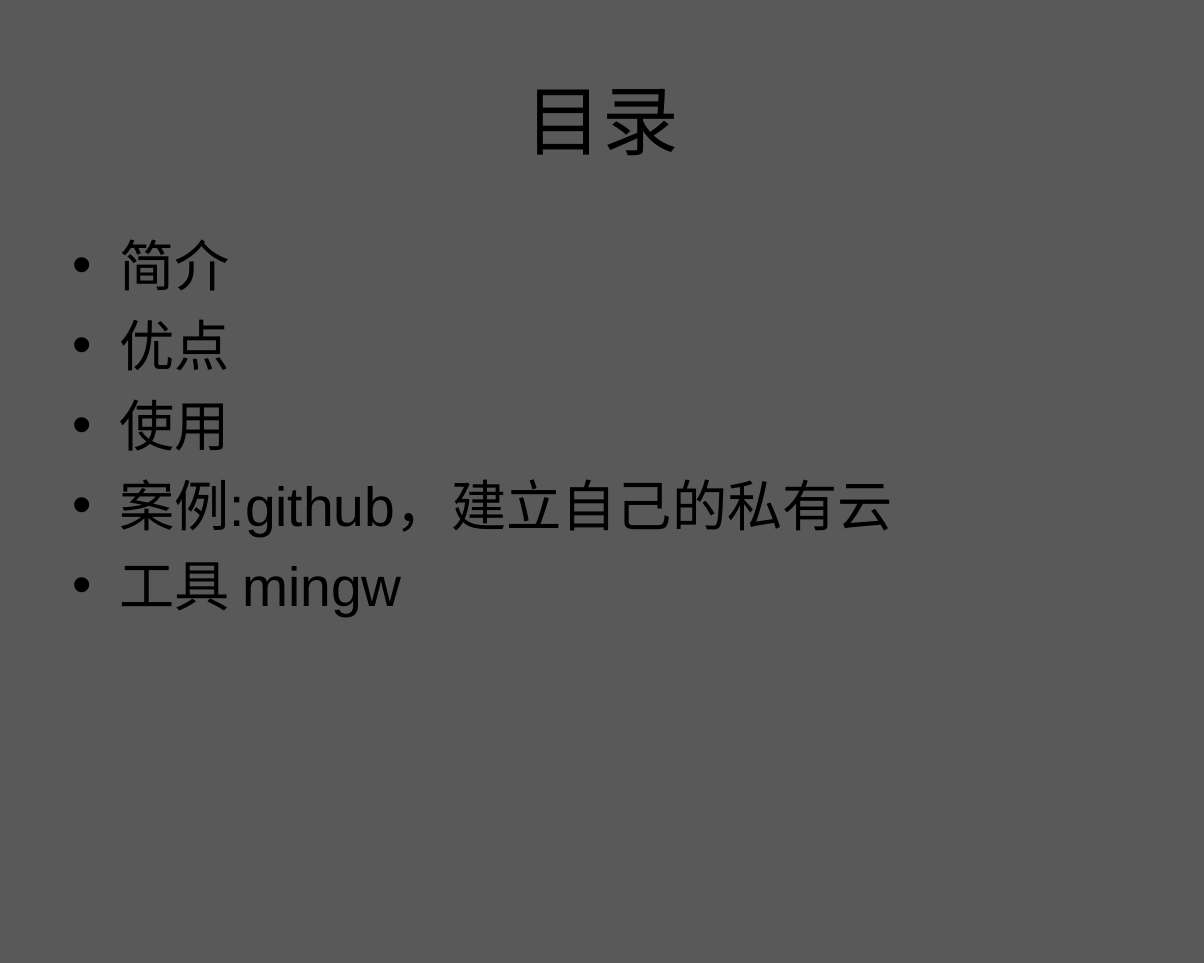
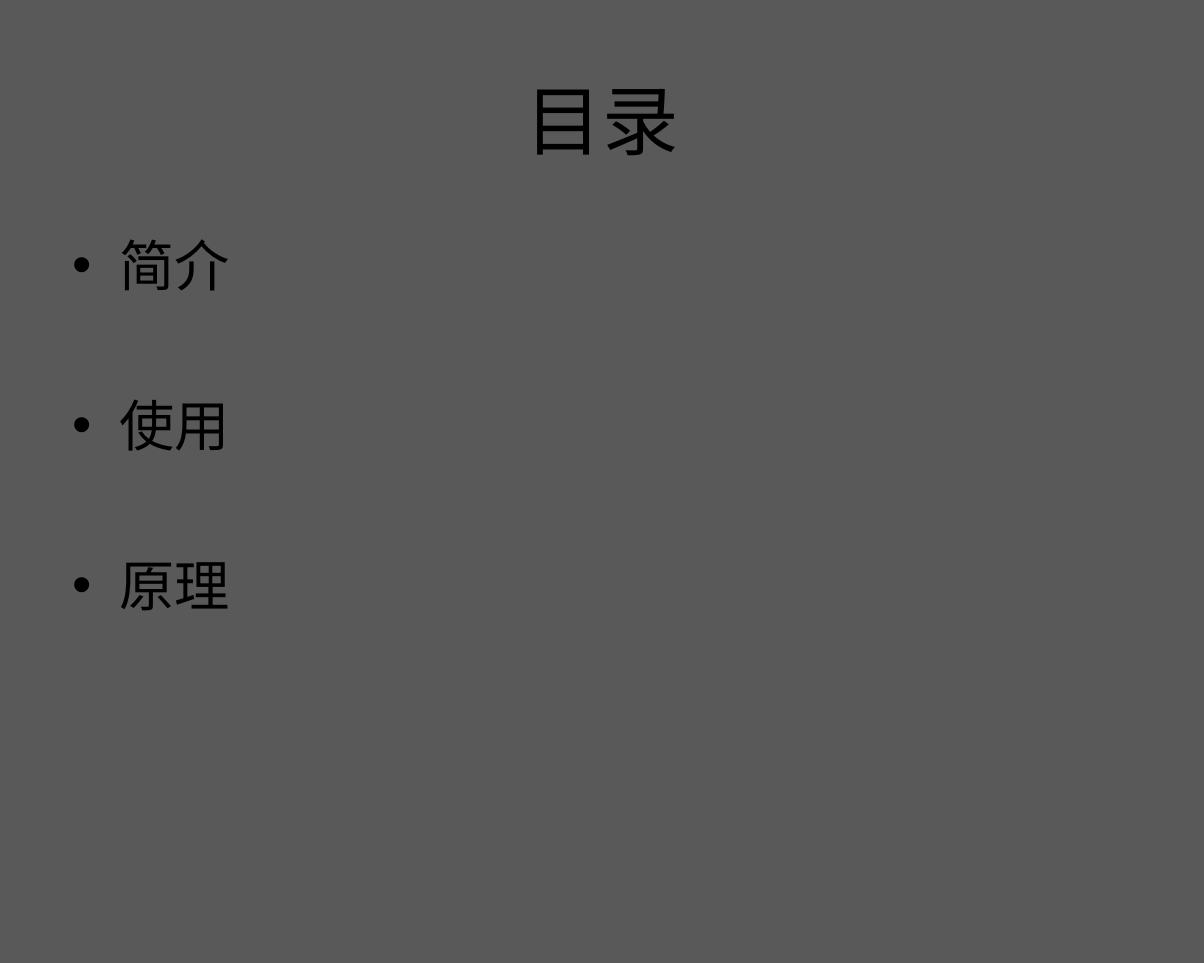
Before and after one commit to zhuxiaosheng/code, a slide deck: slide 3 of git.ppt. Drawn at 1204x963 pixels with LibreOffice and Linux fonts; fonts in the diff are those of the drawing; background and template pictures are left out. Boxes give left, top, right and bottom in pixels: in the first picture for what was removed or moved away, otherwise in the second. Text is boxed around its words. In the diff, an @@ line names an element or a change of style, - is before the commit and + after.

```diff
--- a/git.ppt
+++ b/git.ppt
@@ text at box(119, 320, 229, 370): paragraph removed @@
-• 优点
@@ text at box(119, 562, 229, 610): text changed @@
-• 案例:github，建立自己的私有云
-• 工具 mingw
+• 原理
```
Also in this commit, not shown: 5 other slides changed, 6 slides added, 3 slides removed.
